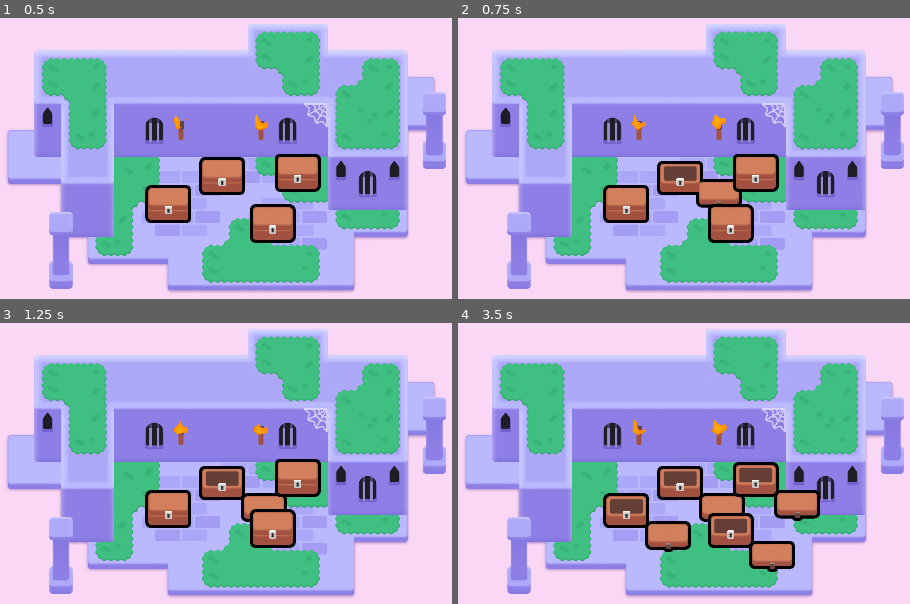
Above: before the commit, frames 1-4 (two rows, left to right).
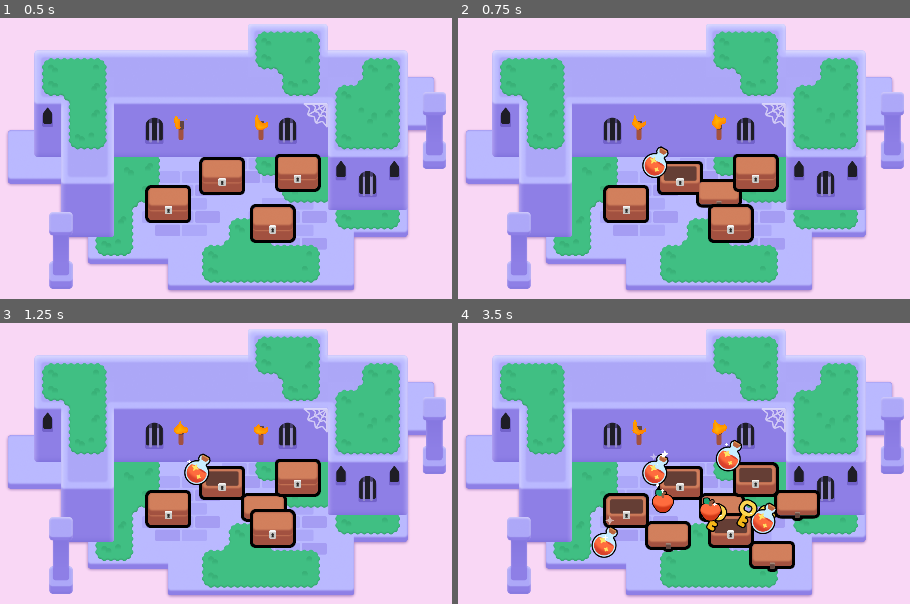
Above: after the commit, the same moments.

Repository: EvanYee3/2d-GameDev-Course
Game: Godot game, scene res://lessons/mini_dungeon.tscn
Two runs of this game, one before a commit and one after it. Both use one fixed random seed, a clock stepped at 60 frames per second and the inputs below.
Inputs (mouse positions are in pixels of both pictures, inside the frame that each line leads up to):
- Up to frame 1 (0.5 s): no input
- Up to frame 2 (0.75 s): tap Enter at 0.5 s; move the mouse to (679, 175) at 0.52 s; press the mouse at (679, 175) at 0.53 s; hold D (move_right) from 0.53 s (still down)
- Up to frame 3 (1.25 s): keep holding D (move_right); tap Space at 0.77 s
- Up to frame 4 (3.5 s): move the mouse to (729, 528) at 1.27 s; release D (move_right) at 1.28 s; release the mouse at (729, 528) at 1.28 s; hold S (move_down) 1.28-2.03 s; right-click (729, 528) at 1.35 s; click (729, 528) at 1.42 s; tap Space at 1.52, 3.02 s; move the mouse to (625, 508) at 2.02 s; hold D (move_right) 2.03-2.78 s; tap Z at 2.1 s; click (625, 508) at 2.17 s; move the mouse to (756, 477) at 2.77 s; hold W (move_up) from 2.78 s (still down); click (756, 477) at 2.85 s

Frame 1 is identical in both runs. In frame 2, 0.5% of the frame differs, in the area x 40-47%, y 45-57%; in frame 3, 0.5%; in frame 4, 3.0%, in the area x 29-71%, y 41-84%.

Commit message:
M6 L6 P1 Done

Diff:
--- a/M06.looting_workbook/lessons/chest/chest.gd
+++ b/M06.looting_workbook/lessons/chest/chest.gd
@@ -2,6 +2,7 @@
 
 @onready var canvas_group = $CanvasGroup
 @onready var animation_player: AnimationPlayer = $AnimationPlayer
+@export var possible_items: Array[PackedScene] = []
 
 func _ready() -> void:
 	mouse_entered.connect(_on_mouse_entered)
@@ -22,6 +23,10 @@
 func open() -> void:
 	animation_player.play("open")
 	input_pickable = false
+	if possible_items.is_empty():
+		return
+	for current_index in range(randi_range(1, 3)):
+		_spawn_random_item()
 
 func _input_event(viewport: Node, event: InputEvent, shape_index: int):
 	var event_is_mouse_click: bool = (
@@ -32,3 +37,11 @@
 
 	if event_is_mouse_click:
 		open()
+
+func _spawn_random_item() -> void:
+	var loot_item: Area2D = possible_items.pick_random().instantiate()
+	add_child(loot_item)
+	var random_angle := randf_range(0.0, 2.0 * PI)
+	var random_direction := Vector2(1.0, 0.0).rotated(random_angle)
+	var random_distance := randf_range(60.0, 120.0)
+	loot_item.position = random_direction * random_distance
--- a/M06.looting_workbook/lessons/chest/chest.tscn
+++ b/M06.looting_workbook/lessons/chest/chest.tscn
@@ -1,10 +1,13 @@
-[gd_scene load_steps=11 format=3 uid="uid://dpe18g2onequg"]
+[gd_scene load_steps=14 format=3 uid="uid://dpe18g2onequg"]
 
 [ext_resource type="Texture2D" uid="uid://c3hwsm5ugp8qw" path="res://lessons/chest/bottom.png" id="1_dyvea"]
 [ext_resource type="Script" path="res://lessons/chest/chest.gd" id="1_lw68e"]
 [ext_resource type="Shader" path="res://lessons/chest/group_outline.gdshader" id="1_snldm"]
 [ext_resource type="Texture2D" uid="uid://bnem1cahhoxdk" path="res://lessons/chest/top.png" id="2_0mmfa"]
+[ext_resource type="PackedScene" uid="uid://hdxqgspfcaur" path="res://lessons/items/potion.tscn" id="2_8pnac"]
 [ext_resource type="Texture2D" uid="uid://bu2jin246nel5" path="res://lessons/chest/lock.png" id="3_1k4vt"]
+[ext_resource type="PackedScene" uid="uid://0i1g0cunmseb" path="res://lessons/items/apple.tscn" id="3_fgy44"]
+[ext_resource type="PackedScene" uid="uid://ctqyr0ufyoktk" path="res://lessons/items/key.tscn" id="4_fnir2"]
 
 [sub_resource type="RectangleShape2D" id="RectangleShape2D_di8kt"]
 size = Vector2(97, 77)
@@ -55,6 +58,7 @@
 [node name="Chest" type="Area2D"]
 position = Vector2(1, -1)
 script = ExtResource("1_lw68e")
+possible_items = Array[PackedScene]([ExtResource("2_8pnac"), ExtResource("3_fgy44"), ExtResource("4_fnir2")])
 
 [node name="CollisionShape2D" type="CollisionShape2D" parent="."]
 visible = false
--- a/M06.looting_workbook/practices/L6.P1.the_pinata/balloon_pinata.gd
+++ b/M06.looting_workbook/practices/L6.P1.the_pinata/balloon_pinata.gd
@@ -1,9 +1,7 @@
 extends Area2D
-
 
 func _ready() -> void:
 	randomize()
-
 
 func _input_event(viewport: Node, event: InputEvent, shape_index: int):
 	var event_is_mouse_click: bool = (
@@ -19,14 +17,16 @@
 
 func spawn_candy() -> void:
 	# You have to loop 3 times over the next lines of code!
-	for current_index in range(0):
+	for current_index in range(3):
 		# Complete the variables to calculate a random position in a circle using polar coordinates.
-		var radius := 0.0
-		var angle := 0.0
+		var radius := randf_range(0.0, 100.0)
+		var random_angle := randf_range(0.0, 2.0 * PI)
 
-		var random_direction := Vector2()
-		var random_position := Vector2()
+		var random_direction := Vector2(1.0, 0.0).rotated(random_angle)
+		var random_position := Vector2(radius * random_direction)
 
 		# Instantiate and add the candy as a child of the piñata.
 		const CANDY_PACKED_SCENE := preload("candy/candy.tscn")
-		var candy: Node2D = null
+		var candy: Node2D = CANDY_PACKED_SCENE.instantiate()
+		add_child(candy)
+		candy.position = random_position
--- a/M06.looting_workbook/practices/L6.P1.the_pinata/balloon_pinata.tscn
+++ b/M06.looting_workbook/practices/L6.P1.the_pinata/balloon_pinata.tscn
@@ -1,9 +1,9 @@
-[gd_scene load_steps=6 format=3]
+[gd_scene load_steps=6 format=3 uid="uid://d3r0hopaklbc"]
 
 [ext_resource type="Script" path="res://practices/L6.P1.the_pinata/balloon_pinata.gd" id="1_w1uds"]
-[ext_resource type="Material" path="res://practices/L6.P1.the_pinata/material.tres" id="2_h718a"]
-[ext_resource type="Texture2D" path="res://practices/L6.P1.the_pinata/balloon_tail.png" id="3_8kwgq"]
-[ext_resource type="Texture2D" path="res://practices/L6.P1.the_pinata/balloon_top.png" id="4_5cass"]
+[ext_resource type="Material" uid="uid://dwoekm186ke5c" path="res://practices/L6.P1.the_pinata/material.tres" id="2_h718a"]
+[ext_resource type="Texture2D" uid="uid://ypt6hxuqpeen" path="res://practices/L6.P1.the_pinata/balloon_tail.png" id="3_8kwgq"]
+[ext_resource type="Texture2D" uid="uid://c5wl76sq80jjm" path="res://practices/L6.P1.the_pinata/balloon_top.png" id="4_5cass"]
 
 [sub_resource type="CapsuleShape2D" id="CapsuleShape2D_xb8xq"]
 radius = 47.0
--- a/M06.looting_workbook/practices/L6.P1.the_pinata/candy/candy.tscn
+++ b/M06.looting_workbook/practices/L6.P1.the_pinata/candy/candy.tscn
@@ -1,7 +1,7 @@
-[gd_scene load_steps=3 format=3]
+[gd_scene load_steps=3 format=3 uid="uid://co2axadjjvl06"]
 
 [ext_resource type="Script" path="res://practices/L6.P1.the_pinata/candy/candy.gd" id="1_mis5w"]
-[ext_resource type="Texture2D" path="res://practices/L6.P1.the_pinata/candy/candy.png" id="2_2fb1e"]
+[ext_resource type="Texture2D" uid="uid://dnf1lp40ouk7k" path="res://practices/L6.P1.the_pinata/candy/candy.png" id="2_2fb1e"]
 
 [node name="Candy" type="Node2D"]
 script = ExtResource("1_mis5w")
--- a/M06.looting_workbook/practices/L6.P1.the_pinata/the_pinata.tscn
+++ b/M06.looting_workbook/practices/L6.P1.the_pinata/the_pinata.tscn
@@ -1,16 +1,11 @@
-[gd_scene load_steps=3 format=3]
+[gd_scene load_steps=2 format=3 uid="uid://h4h6su75kn02"]
 
-[ext_resource type="PackedScene" path="res://practices/L6.P1.the_pinata/balloon_pinata.tscn" id="1_33y8y"]
-[ext_resource type="Script" path="res://practices/L6.P1.the_pinata/balloon_pinata.gd" id="2_qwpvp"]
+[ext_resource type="PackedScene" uid="uid://d3r0hopaklbc" path="res://practices/L6.P1.the_pinata/balloon_pinata.tscn" id="1_33y8y"]
 
 [node name="ThePiñata" type="Node2D"]
 metadata/_edit_horizontal_guides_ = []
 
-[node name="BalloonPinata" type="Area2D" parent="." instance=ExtResource("1_33y8y")]
-position = Vector2(960, 540)
-collision_layer = 2
-collision_mask = 0
-script = ExtResource("2_qwpvp")
+[node name="BalloonPinata" parent="." instance=ExtResource("1_33y8y")]
 
 [node name="ExtraVisuals" type="Node" parent="."]
 
